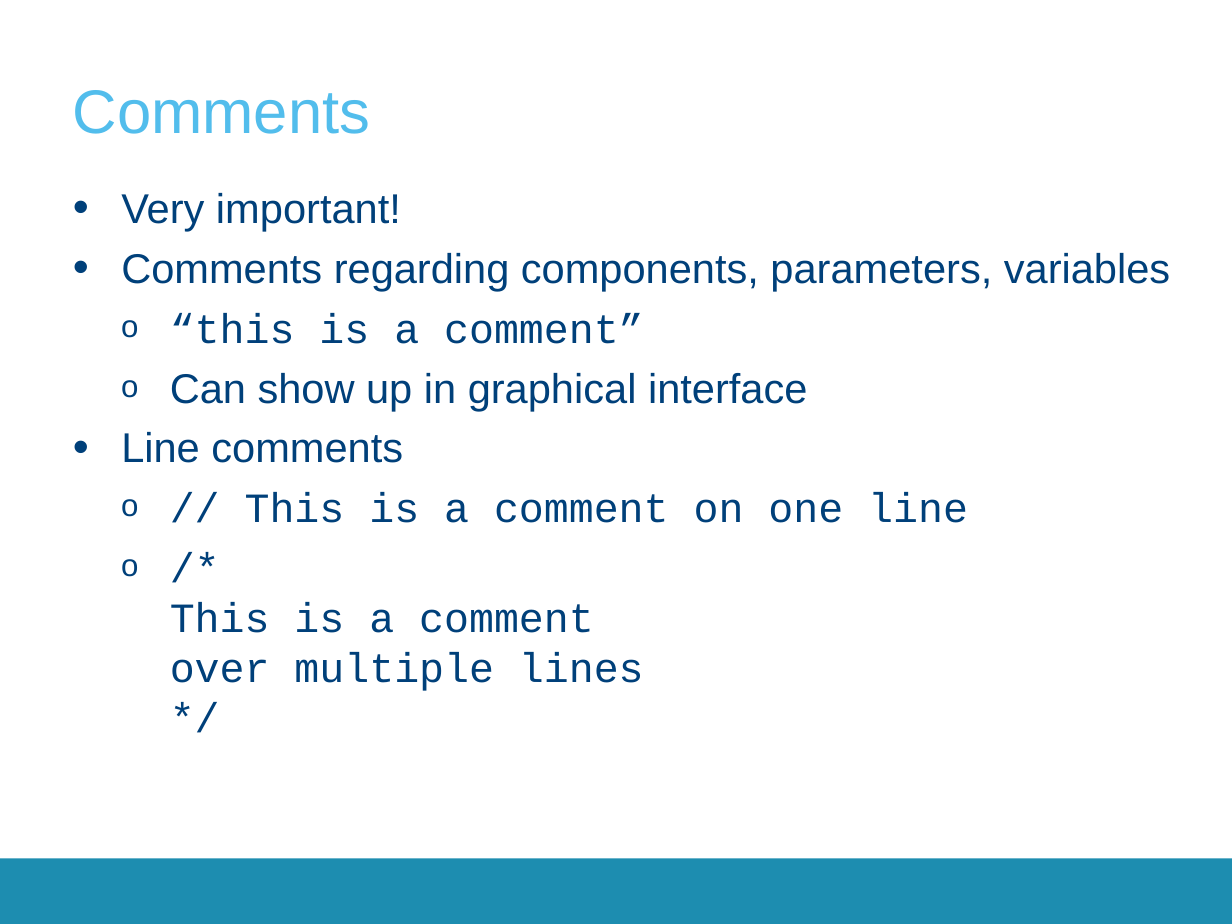
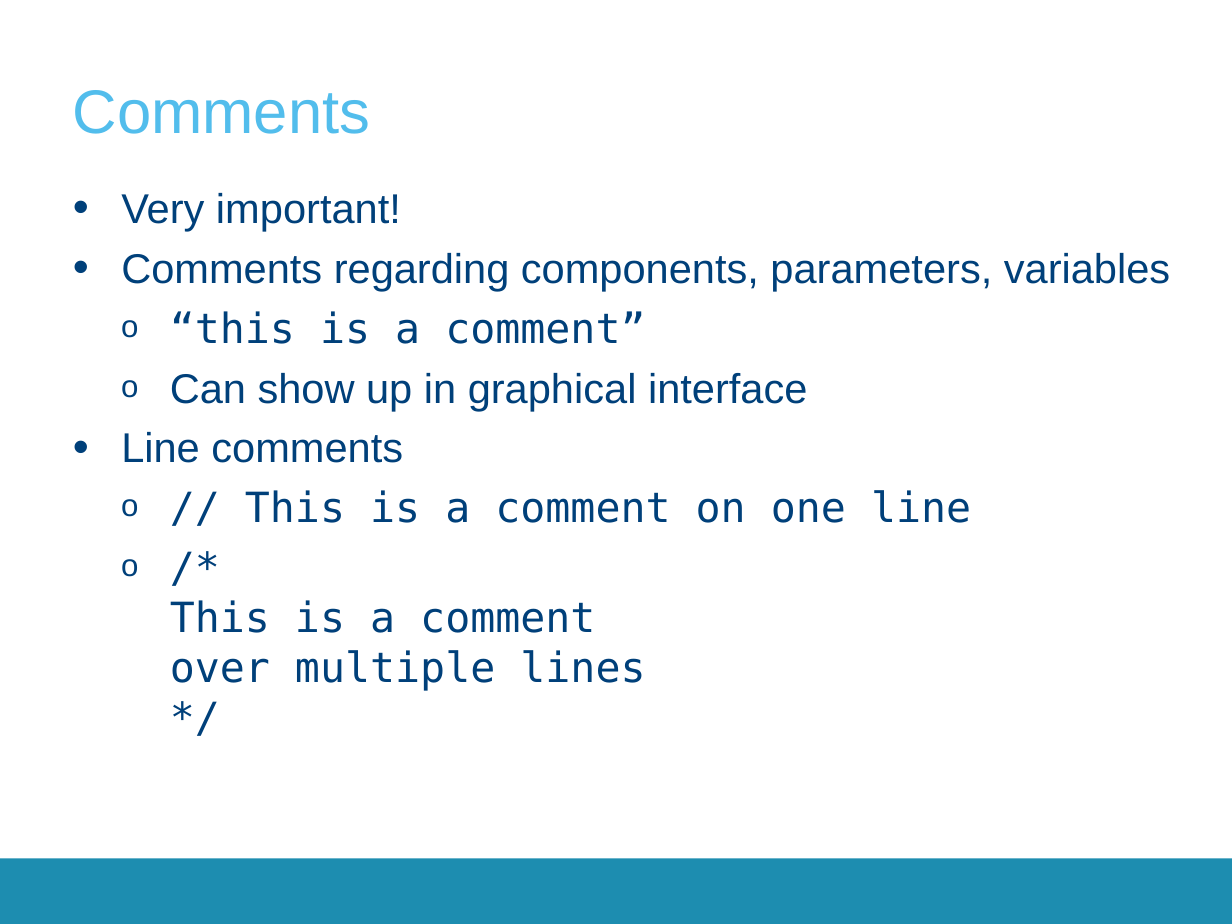
Before and after one commit to open-ideas/__CrashCourse__, a slide deck: slide 24 of 2017-2018/Presentations/CrashCourse_2016.pptx (slide 22 before the commit). Drawn at 1232x924 pixels with LibreOffice and Linux fonts; fonts in the diff are those of the drawing; background and template pictures are left out. Boxes give left, top, right and bottom in pixels: in the first picture for what was removed or moved away, otherwise in the second. Text is boxed around its words. In the diff, an @@ line names an element or a change of style, - is before the commit and + after.

```diff
--- a/2017-2018/Presentations/CrashCourse_2016.pptx
+++ b/2017-2018/Presentations/CrashCourse_2016.pptx
@@ text at (170,311,971,691): font Courier New to DejaVu Sans Mono in "“this is a comment”", "// This is a comment on one ...", "/* This is a comment over multiple ..." @@
```
Also in this commit, not shown: 5 other slides changed, 1 slide added.
